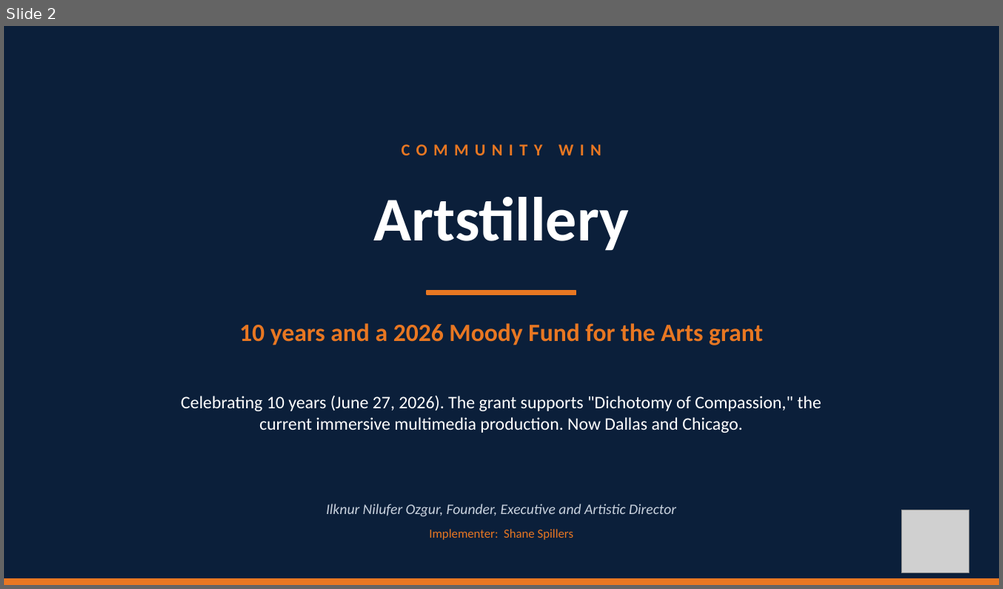
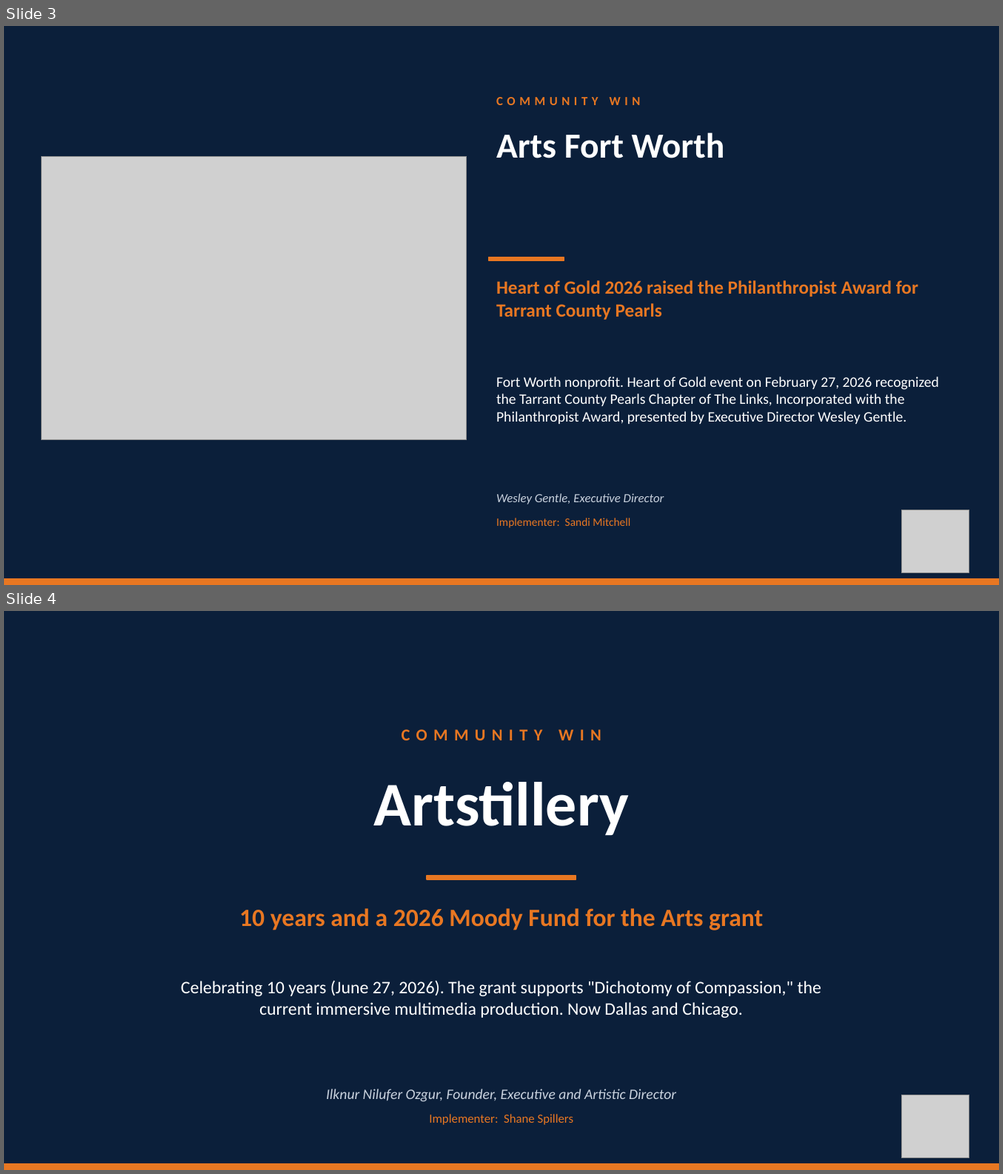
Before and after one commit to TicoRicoRay/wroe-dallas-2026, a slide deck: deliverables/celebrations-loop/Celebrations-Loop.pptx. Shown one above the other, each under a label of ours: slide 2 before the commit, slides 3 and 4 after it. The pictures are 1003x589 and 1003x1174 pixels, drawn with LibreOffice and Linux fonts; fonts in the diff are those of the drawing; grey boxes stand for pictures. Boxes give left, top, right and bottom in pixels: in the first picture for what was removed or moved away, otherwise in the second. Text is boxed around its words. In the diff, an @@ line names an element or a change of style, - is before the commit and + after.

Commit message:
Add 7 more customer celebrations to break loop (25 total)
Late Sep 10 submissions: TEKConcierge, Hotchkiss Insurance, AMI Construction,
C1M, Local Profile, Arts Fort Worth, Catco. Includes Local Profile summit
photo, Arts Fort Worth Heart of Gold ceremony photo, and Vistage Top Performer
logo for C1M. Others render as text-only.

```diff
--- a/deliverables/celebrations-loop/Celebrations-Loop.pptx
+++ b/deliverables/celebrations-loop/Celebrations-Loop.pptx
@@ slide 3 added at (x1=4, y1=26, x2=999, y2=585), background #0B1F3A @@
@@ text added at (x1=496, y1=97, x2=640, y2=105), 12 pt, text #E87722, bold @@
+COMMUNITY WIN
@@ text added at (x1=496, y1=133, x2=725, y2=158), 34 pt, text #FFFFFF, bold @@
+Arts Fort Worth
@@ picture added at (x1=41, y1=156, x2=466, y2=440) @@
@@ rectangle added at (x1=489, y1=258, x2=563, y2=261), fill #E87722, outline #E87722 1 pt @@
@@ text added at (x1=496, y1=281, x2=918, y2=320), 18 pt, text #E87722, bold @@
+Heart of Gold 2026 raised the Philanthropist Award for Tarrant County Pearls
@@ text added at (x1=496, y1=377, x2=939, y2=424), 14 pt, text #FFFFFF @@
+Fort Worth nonprofit. Heart of Gold event on February 27, 2026 recognized the Tarrant County Pearls Chapter of The Links, Incorporated with the Philanthropist Award, presented by Executive Director Wesley Gentle.
@@ text added at (x1=496, y1=494, x2=664, y2=505), 12 pt, text #C9D2DE, italic @@
+Wesley Gentle, Executive Director
@@ picture added at (x1=902, y1=510, x2=969, y2=574) @@
@@ text added at (x1=496, y1=518, x2=630, y2=528), 11 pt, text #E87722 @@
+Implementer: Sandi Mitchell
@@ rectangle added at (x1=4, y1=580, x2=999, y2=585), fill #E87722, outline #E87722 1 pt @@
@@ what was slide 2 is now slide 4 @@
```
Also in this commit, not shown: 6 other slides added, 14 other files.
